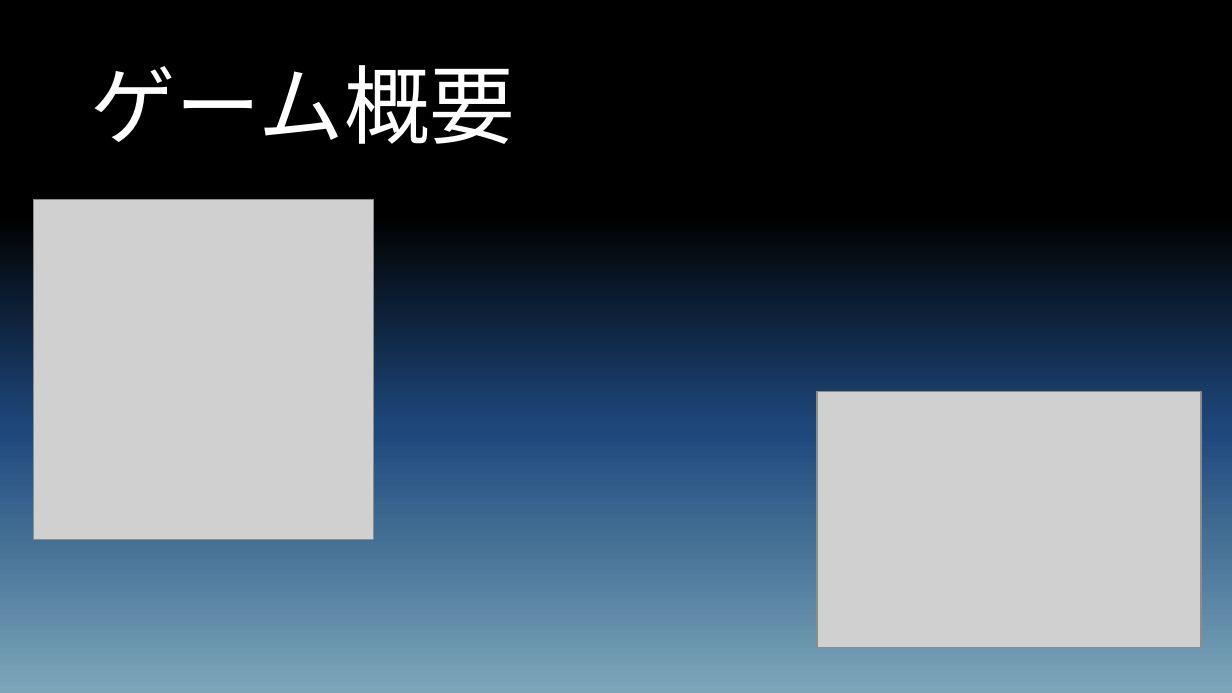
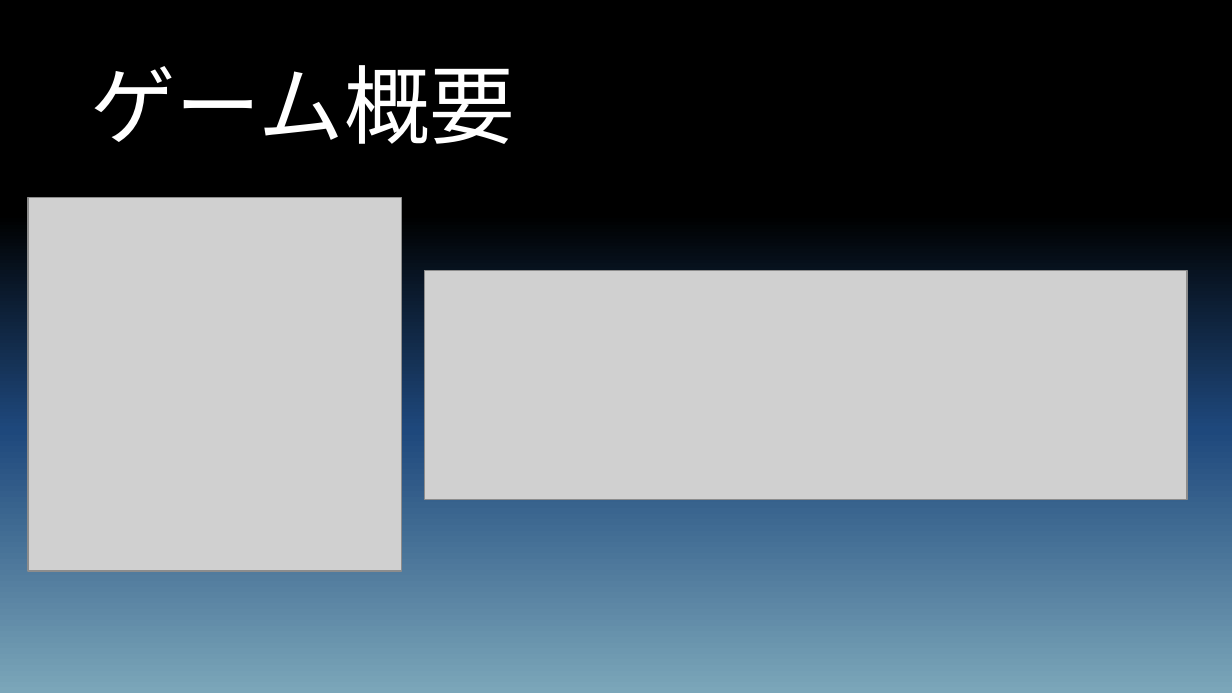
Before and after one commit to coyocoyo/starspace, a slide deck: slide 7 of 発表資料/プレゼンテーション資料.pptx. Drawn at 1232x693 pixels with LibreOffice and Linux fonts; fonts in the diff are those of the drawing; grey boxes stand for pictures. Boxes give left, top, right and bottom in pixels: in the first picture for what was removed or moved away, otherwise in the second. Text is boxed around its words. In the diff, an @@ line names an element or a change of style, - is before the commit and + after.

```diff
--- a/発表資料/プレゼンテーション資料.pptx
+++ b/発表資料/プレゼンテーション資料.pptx
@@ picture: place and size @@
-picture at <box>34,200,375,540</box>
+picture at <box>28,197,402,570</box>
@@ picture added at <box>425,271,1188,500</box> @@
@@ picture removed at <box>817,392,1201,647</box> @@
```
Also in this commit, not shown: 1 other slide changed.
